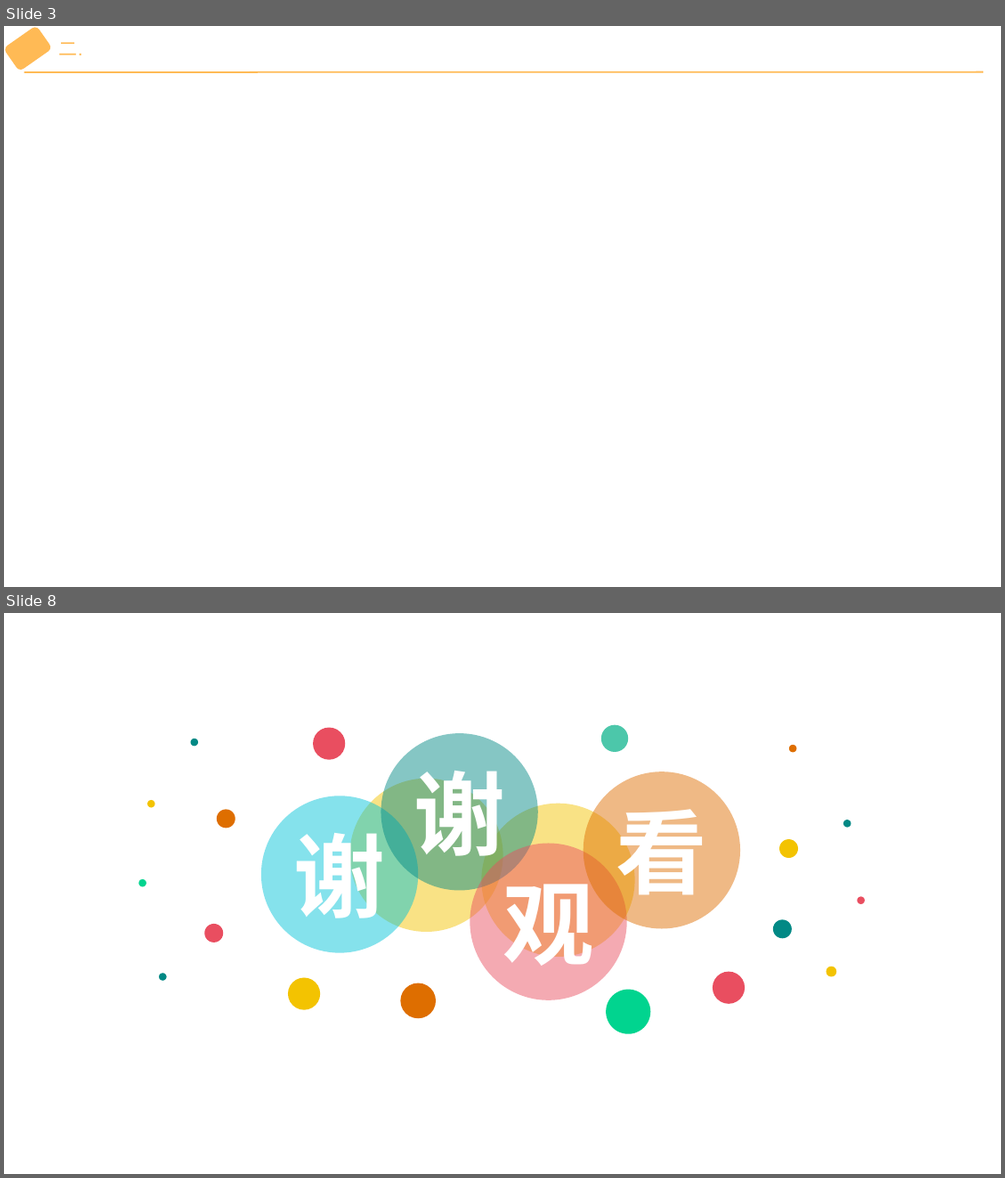
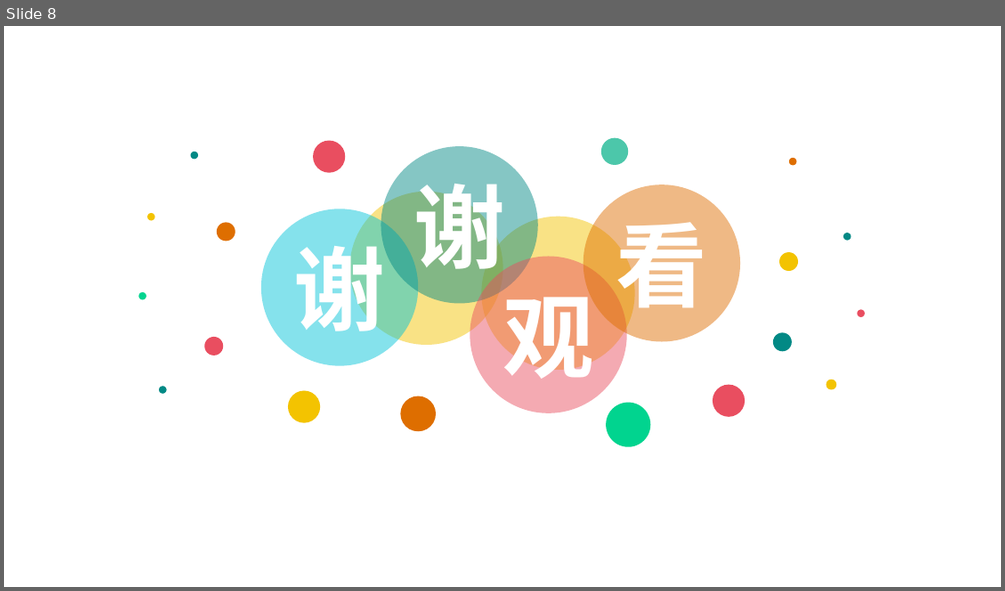
Before and after one commit to wu-yu-pei/graduation-design-file, a slide deck: 开题报告演讲PPT.pptx. Shown one above the other, each under a label of ours: slides 3 and 8 before the commit, slide 8 after it; the slides between them are not shown. The pictures are 1005x1178 and 1005x591 pixels, drawn with LibreOffice and Linux fonts; fonts in the diff are those of the drawing. Boxes give left, top, right and bottom in pixels: in the first picture for what was removed or moved away, otherwise in the second. Text is boxed around its words. In the diff, an @@ line names an element or a change of style, - is before the commit and + after.

```diff
--- a/开题报告演讲PPT.pptx
+++ b/开题报告演讲PPT.pptx
@@ slide 3 removed at (4, 26, 1001, 587), background #FFFFFF @@
@@ rounded rectangle removed at (4, 26, 52, 70) @@
@@ text removed at (59, 42, 83, 55) @@
-二.
@@ line removed from (24, 72) to (984, 71) @@
```
Also in this commit, not shown: 2 slides changed, 5 slides added, 4 other slides removed, 1 other file.
